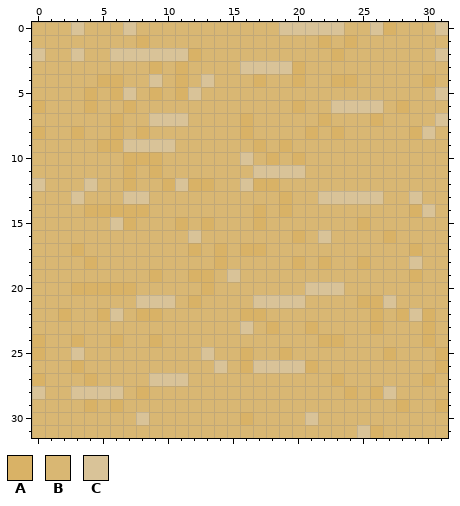
Pixel-art file, stored at src/linolium_gelb.aseprite. The picture above was drawn from the file before the commit.
32x32 pixels, 1 frame.
Palette (. is transparent): A #d9b266  B #d9b773  C #d9c398
Pixels before, first column x 0:
 0 BBBCBBBCBBBBBBBBBBBCCCCCBBCABBBC
 1 BBBBBBBBABBBBBBBBBBBBBABABBBBBBB
 2 CBBCBBCCCCCCABBBBBBBBBBABBBBBBBC
 3 BBBBBBBBBABABBBBCCCCABBBBBBBBBBB
 4 BBBBBAABBCBABCBBBABBABBAABBBBBAB
 5 BBBBABACBABACBBBBBBBBBBBBBBBBBBC
 6 ABBBABBABBBBBBBBBBBBABBCCCCBABBB
 7 BBBBBBABBCCCBBBBABBBBBABBBABBBBC
 8 ABBABBABABBBBBBBABBBBABABBBBBACB
 9 BBBBBAACCCCBBBBBBABABBBBBBBBBBBB
10 BBBBBBBAAABBBBBBCBABABBBBBBBBBBB
11 BBBBBBBABABBBBBBBCCCCBBBBBBBBBBB
12 CBBBCBBABBACAABBCAABBBBBBBBBBBBB
13 BBBCBBBCCBBBBBBBBBBABBCCCCCBBCBB
14 BBBBAAAAABBBBBBBBABABBBBBBBBBACB
15 BBBBBBCABBBABABBBABBBBBBBABBBBBB
16 BBBBBBBBBBBBCBBBBBBBABCBBBBABBBB
17 BBBABBBBBBBBABABAABBBBBBBBBBBABB
18 BBBBABBBBBBBBBABBBBBABABBABBBCBB
19 BBBBBBBBBABBAABCBBBBBBBBBBBBBABB
20 BBBAAAAABBBBBABBBBBBBCCCBBBBBBBB
21 BBBBBBBBCCCBABBBBCCCCBBBBAACBBBB
22 BBABBACBAABBBBBBAABBBBBBBBABACAB
23 BBBBBBBBBBBBBBBBCBABBABBBBABBBAB
24 ABBABBABBABBBBBBBBBBBBAABBBBBBAB
25 ABBCBBBBBBBBBCBBABBABBBBBBBABBBA
26 BBBABBBBBBBBBBCBACCCCABBBBBBBBBA
27 ABBBABBBBCCCBBBBBBBBBBBABBBBBBAB
28 CBBCCCCBABBBBBBBBBBBBBBBABACBBBB
29 BBBBABABBBBBBBBBBBBBBBBBBBBBABBA
30 BBBBBBBBCBBBBBBBABBBBCBBBBBBBBBB
31 BBBBBBBBBBBBBBBBBBBBBBBBBCABBBBB
New version:
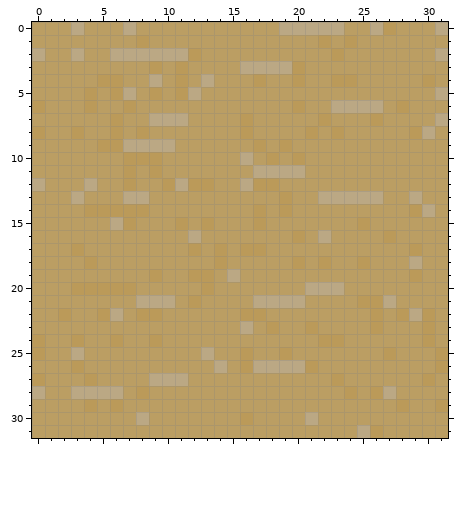
The exact change:
colour A: #d9b266 -> #bb9a59
colour B: #d9b773 -> #bb9e63
colour C: #d9c398 -> #bba884
Pixel boxes of the changes (left, top, right, bottom) in both pictures:
changed: (32, 22, 448, 438)
